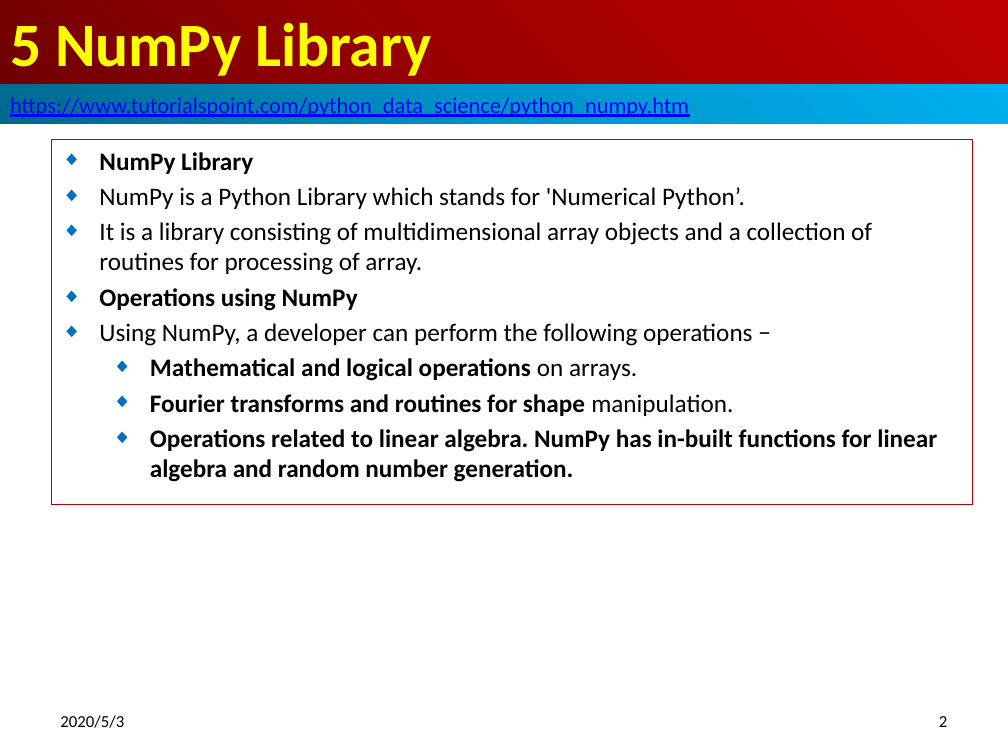
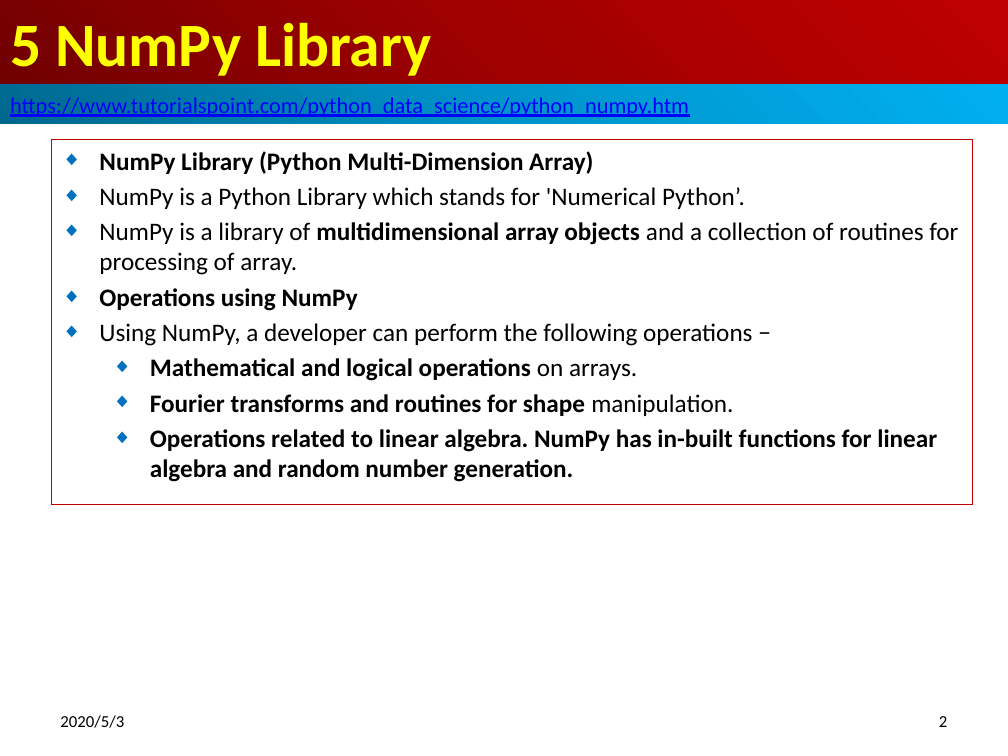
Before and after one commit to peterhchen/600_DataScience, a slide deck: slide 2 of 05_NumPyLibrary.pptx. Drawn at 1008x756 pixels with LibreOffice and Linux fonts; fonts in the diff are those of the drawing. Boxes give left, top, right and bottom in pixels: in the first picture for what was removed or moved away, otherwise in the second. Text is boxed around its words. In the diff, an @@ line names an element or a change of style, - is before the commit and + after.

```diff
--- a/05_NumPyLibrary.pptx
+++ b/05_NumPyLibrary.pptx
@@ subtitle at [181,151,593,174]: text changed @@
-◆ NumPy Library
+◆ NumPy Library (Python Multi-Dimension Array)
@@ subtitle at [99,222,958,275]: text changed @@
-◆ It is a library consisting of multidimensional array objects and a collection of routines for processing of array.
+◆ NumPy is a library of multidimensional array objects and a collection of routines for processing of array.
```
Also in this commit, not shown: 3 other files.
